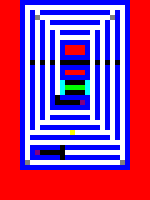
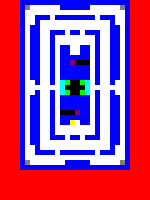
Before/after of a 150px x 200px layered artwork. What changed in the layer stack:
"Layer #1": opacity 20% → 100%, moved it above "Layer", painted on it over [25, 5, 125, 165]
"Layer": opacity 100% → 20% over [25, 5, 125, 165]
